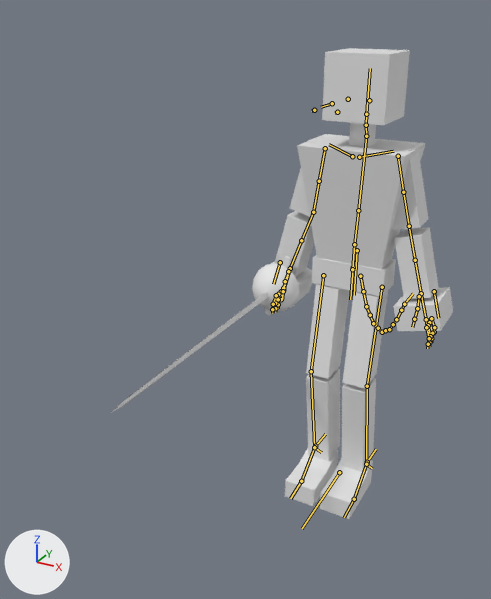
The Blender file Blender/PlayerRig01.blend, before and after one commit.
Rendered twice from a camera (50 mm lens) standing at (0.83, -2.37, 1.93) and looking at (-0.13, -0.64, 1.06). Lighting does not change. The marker at lower left points along +X, +Y and +Z. The bones that bend it are drawn over the model as lines.

The first picture shows 'Rapier01_Cube', 'TheChosenOne'.
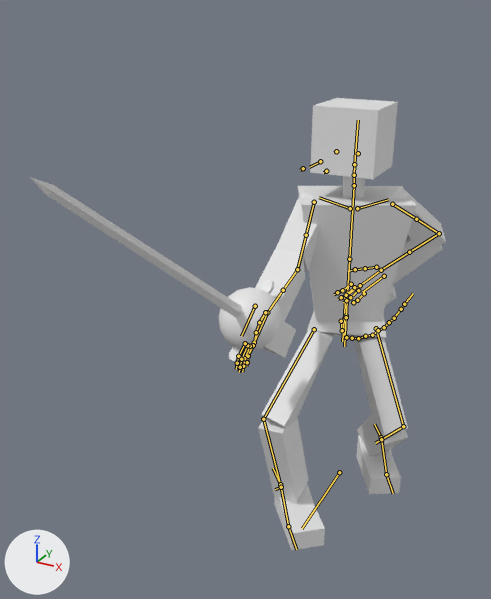
The newer file adds an action. The first version stands in its rest pose; the second is drawn at frame 31 of the action 'Combat_walk'.

Changed parts and their boxes (x1, y1, x2, y2) in the pictures (491 x 599 px):
'TheChosenOne', posed
    before: (271, 48, 453, 519)
    after: (255, 98, 446, 550)
'Rapier01_Cube', posed (33% wider, 18% taller)
    before: (111, 256, 300, 413)
    after: (30, 177, 281, 362)
bone 'Hip_root', root to tip
    before: (357, 250) to (354, 295)
    after: (345, 298) to (342, 341)
bone 'Femur.R', root to tip
    before: (323, 275) to (311, 371)
    after: (314, 329) to (263, 419)
bone 'Femur.L', root to tip
    before: (382, 287) to (367, 386)
    after: (376, 328) to (403, 426)
bone 'spine.002', root to tip
    before: (354, 244) to (358, 210)
    after: (347, 293) to (349, 259)
bone 'spine.003', root to tip
    before: (358, 210) to (366, 136)
    after: (349, 259) to (354, 185)
bone 'Neck.001', root to tip
    before: (366, 136) to (366, 125)
    after: (354, 185) to (354, 175)
bone 'Head', root to tip
    before: (366, 114) to (370, 68)
    after: (354, 164) to (358, 120)
bone 'Clavicle.R', root to tip
    before: (352, 156) to (329, 144)
    after: (350, 208) to (319, 197)
bone 'Humerus.R', root to tip
    before: (325, 148) to (319, 181)
    after: (314, 202) to (306, 235)
bone 'Humerus.R.001', root to tip
    before: (319, 181) to (313, 212)
    after: (306, 235) to (297, 269)
bone 'Ulna.R', root to tip
    before: (313, 212) to (301, 240)
    after: (297, 269) to (283, 290)
bone 'Ulna.R.001', root to tip
    before: (301, 240) to (290, 268)
    after: (283, 290) to (267, 312)
bone 'Hand.R', root to tip
    before: (290, 268) to (283, 290)
    after: (267, 312) to (254, 342)
bone 'Humerus.L', root to tip
    before: (398, 156) to (403, 192)
    after: (392, 204) to (416, 219)
bone 'Humerus.L.001', root to tip
    before: (403, 192) to (409, 226)
    after: (416, 219) to (439, 233)
bone 'Ulna.L', root to tip
    before: (409, 226) to (415, 260)
    after: (439, 233) to (409, 252)
bone 'Foot_Control.R', root to tip
    before: (315, 446) to (325, 434)
    after: (280, 484) to (273, 468)
bone 'Foot_Control.L', root to tip
    before: (367, 462) to (376, 449)
    after: (381, 437) to (374, 424)

What the commit changed:
Bone 'Hip_root' (bone_hip_root) moves from (0.0, 0.0, 0.0) to (0.0, 0.162, -0.1).
Bone 'Hip_root' (bone_hip_root) turns from (0, 0, 0) to (0, -31, 0) degrees about its own x, y and z.
Bone 'Femur.R' (bone_femur_r) turns from (0, 0, 0) to (8, 23, 25) degrees about its own x, y and z.
Bone 'Femur.L' (bone_femur_l) turns from (0, 0, 0) to (15, -5, -15) degrees about its own x, y and z.
Bone 'spine.002' (bone_spine_002) turns from (0, 0, 0) to (0, -7, -1) degrees about its own x, y and z.
Bone 'spine.003' (bone_spine_003) turns from (0, 0, 0) to (0, -1, 0) degrees about its own x, y and z.
Bone 'Neck.001' (bone_neck_001) turns from (0, 0, 0) to (0, -9, -3) degrees about its own x, y and z.
Bone 'Head' (bone_head) turns from (0, 0, 0) to (0, -12, 0) degrees about its own x, y and z.
Bone 'Clavicle.R' (bone_clavicle_r) turns from (0, 0, 0) to (0, 0, 1) degrees about its own x, y and z.
Bone 'Humerus.R' (bone_humerus_r) turns from (0, 0, 0) to (-50, 5, -2) degrees about its own x, y and z.
Bone 'Humerus.R.001' (bone_humerus_r_001) turns from (0, 0, 0) to (0, 16, 0) degrees about its own x, y and z.
Bone 'Ulna.R' (bone_ulna_r) turns from (0, 0, 0) to (-17, 0, 0) degrees about its own x, y and z.
Bone 'Ulna.R.001' (bone_ulna_r_001) turns from (0, 0, 0) to (0, -6, 0) degrees about its own x, y and z.
Bone 'Hand.R' (bone_hand_r) turns from (0, 0, 0) to (6, 9, -32) degrees about its own x, y and z.
Bone 'Humerus.L' (bone_humerus_l) turns from (0, 0, 0) to (-40, 126, -74) degrees about its own x, y and z.
Bone 'Humerus.L.001' (bone_humerus_l_001) turns from (0, 0, 0) to (0, -16, 0) degrees about its own x, y and z.
Bone 'Ulna.L' (bone_ulna_l) turns from (0, 0, 0) to (-88, 0, 0) degrees about its own x, y and z.
Bone 'Foot_Control.R' (bone_foot_control_r) moves from (0.0, 0.0, 0.0) to (0.016, -0.322, 0.018).
Bone 'Foot_Control.R' (bone_foot_control_r) turns from (0, 0, 0) to (1, -3, -41) degrees about its own x, y and z.
Bone 'Foot_Control.L' (bone_foot_control_l) moves from (0.0, 0.0, 0.0) to (-0.003, 0.191, 0.023).
Bone 'Foot_Control.L' (bone_foot_control_l) turns from (0, 0, 0) to (-1, -2, 32) degrees about its own x, y and z.
